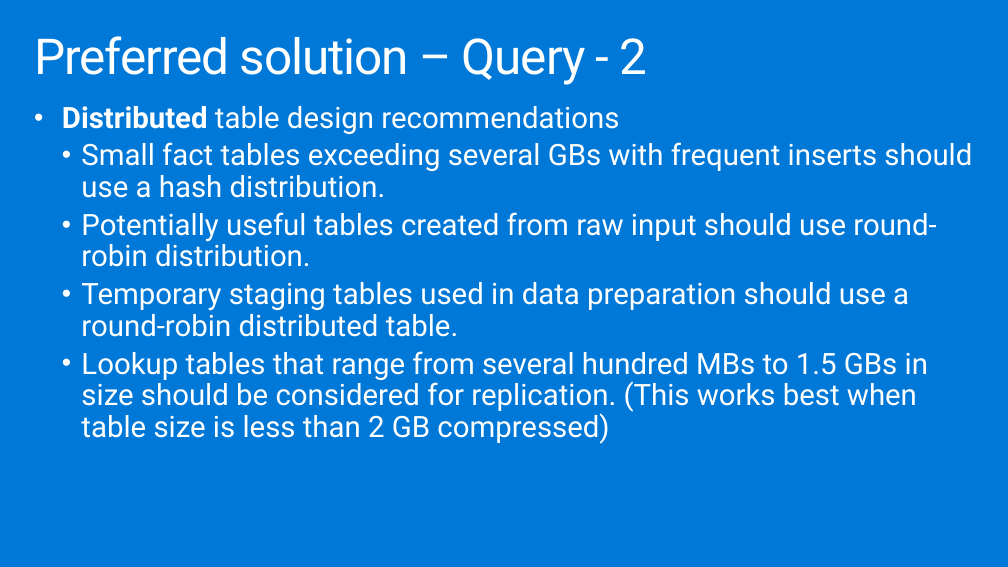
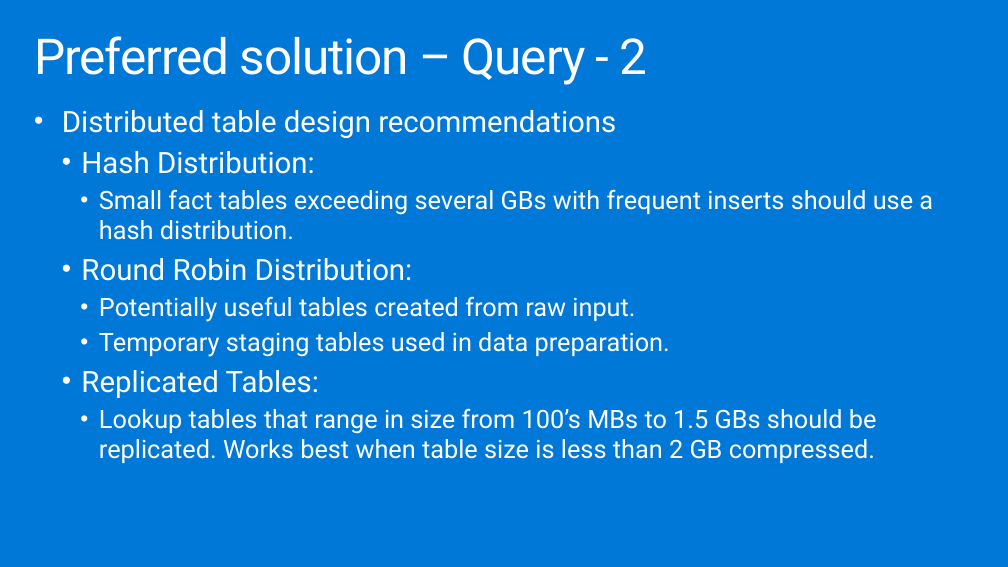
Before and after one commit to joelhulen/MCW-Azure-Synapse-Analytics-end-to-end-solution, a slide deck: slide 24 of Whiteboard design session/WDS trainer presentation - Azure Synapse Analytics end-to-end solution.pptx. Drawn at 1008x567 pixels with LibreOffice and Linux fonts; fonts in the diff are those of the drawing. Boxes give left, top, right and bottom in pixels: in the first picture for what was removed or moved away, otherwise in the second. Text is boxed around its words. In the diff, an @@ line names an element or a change of style, - is before the commit and + after.

```diff
--- a/Whiteboard design session/WDS trainer presentation - Azure Synapse Analytics end-to-end solution.pptx
+++ b/Whiteboard design session/WDS trainer presentation - Azure Synapse Analytics end-to-end solution.pptx
@@ text at <box>62,110,933,240</box>: bold off in "Distributed"; size 28 to 24.1 pt in "Small fact tables exceeding several GBs with ..."; line spacing 0.9 to 1; list level 2 to 3 in "Small fact tables exceeding several ..." @@
@@ text at <box>81,151,315,174</box>: paragraph added @@
+  • Hash Distribution:
@@ text at <box>81,258,877,463</box>: text changed; size 28 to 24.1 pt @@
-  • Potentially useful tables created from raw input should use round-robin distribution.
-  • Temporary staging tables used in data preparation should use a round-robin distributed table.
-  • Lookup tables that range from several hundred MBs to 1.5 GBs in size should be considered for replication. (This works best when table size is less than 2 GB compressed)
+  • Round Robin Distribution:
+    • Potentially useful tables created from raw input.
+    • Temporary staging tables used in data preparation.
+  • Replicated Tables:
+    • Lookup tables that range in size from 100’s MBs to 1.5 GBs should be replicated. Works best when table size is less than 2 GB compressed.
```
Also in this commit, not shown: 26 other slides changed, 2 other files.
